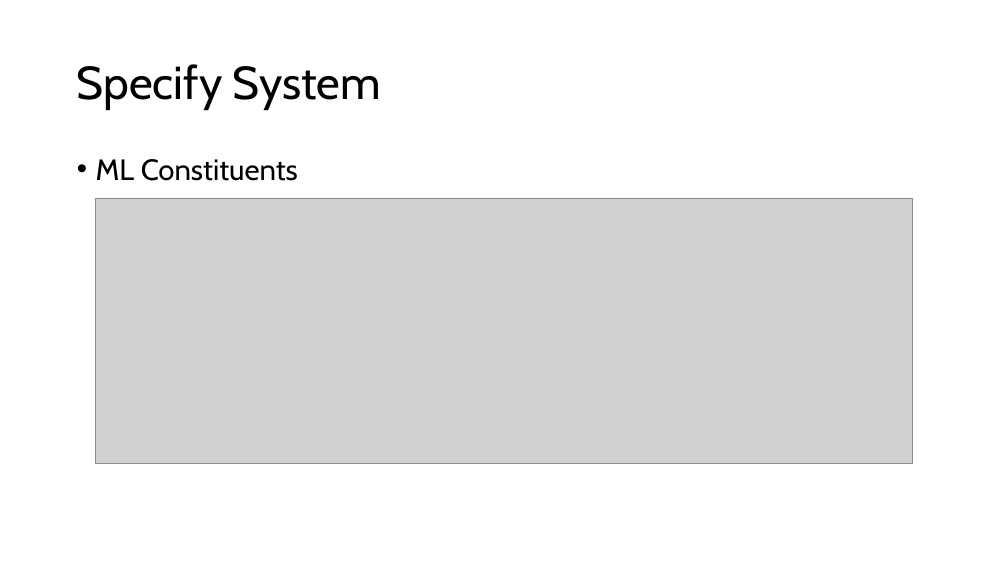
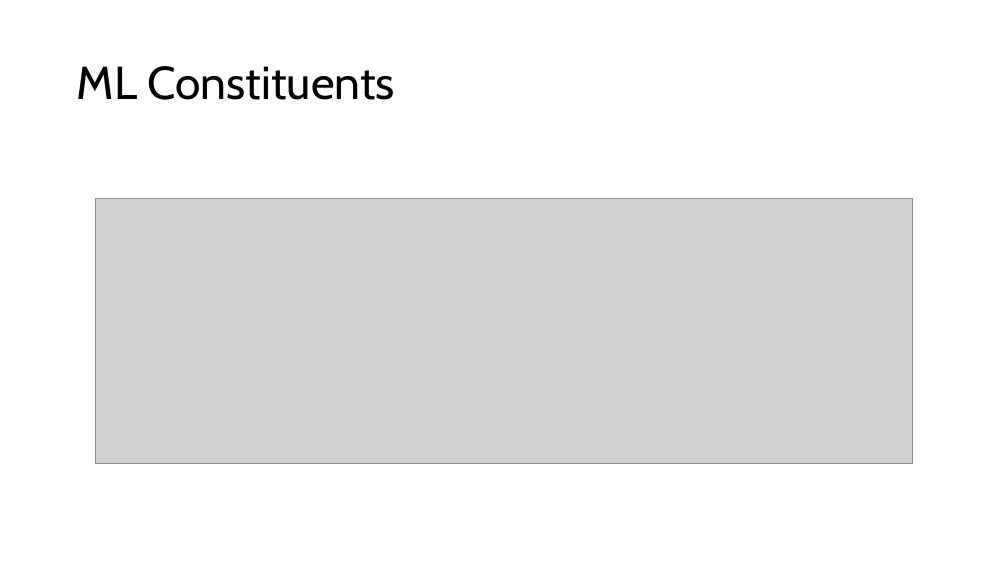
Before and after one commit to Niels149/AIASFault, a slide deck: slide 4 of AIASPres.pptx (slide 6 before the commit). Drawn at 1008x567 pixels with LibreOffice and Linux fonts; fonts in the diff are those of the drawing; grey boxes stand for pictures. Boxes give left, top, right and bottom in pixels: in the first picture for what was removed or moved away, otherwise in the second. Text is boxed around its words. In the diff, an @@ line names an element or a change of style, - is before the commit and + after.

```diff
--- a/AIASPres.pptx
+++ b/AIASPres.pptx
@@ title at bbox=[77, 66, 395, 100]: text changed @@
-Specify System
+ML Constituents
@@ text removed at bbox=[96, 159, 298, 181] @@
-• ML Constituents
```
Also in this commit, not shown: 8 other slides changed, 1 slide added.
